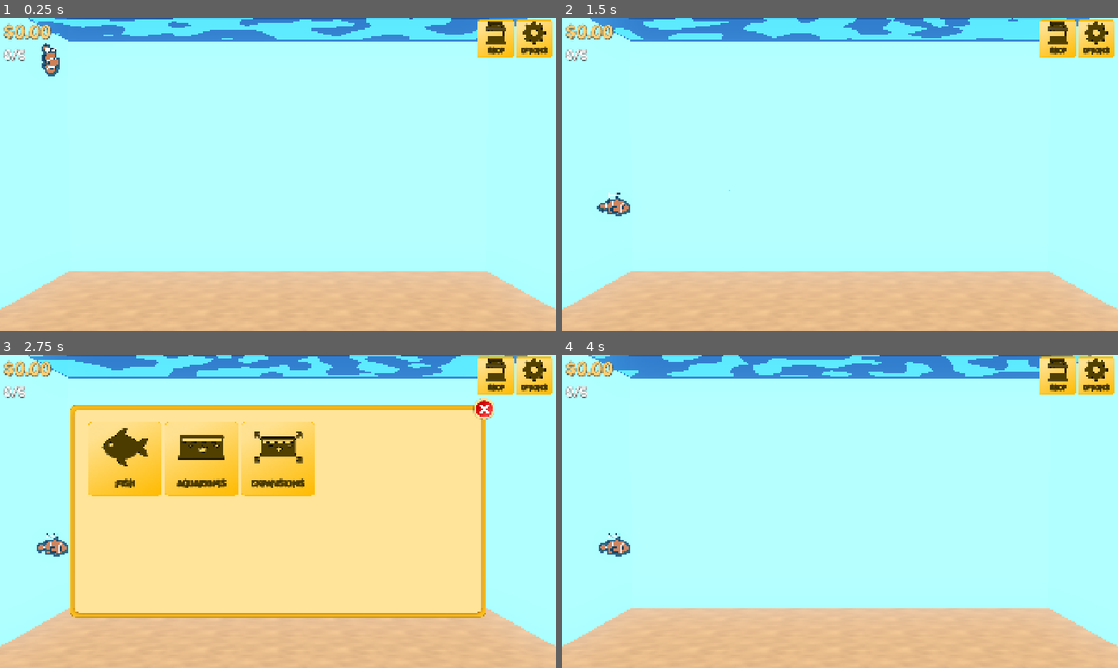
Above: before the commit, frames 1-4 (two rows, left to right).
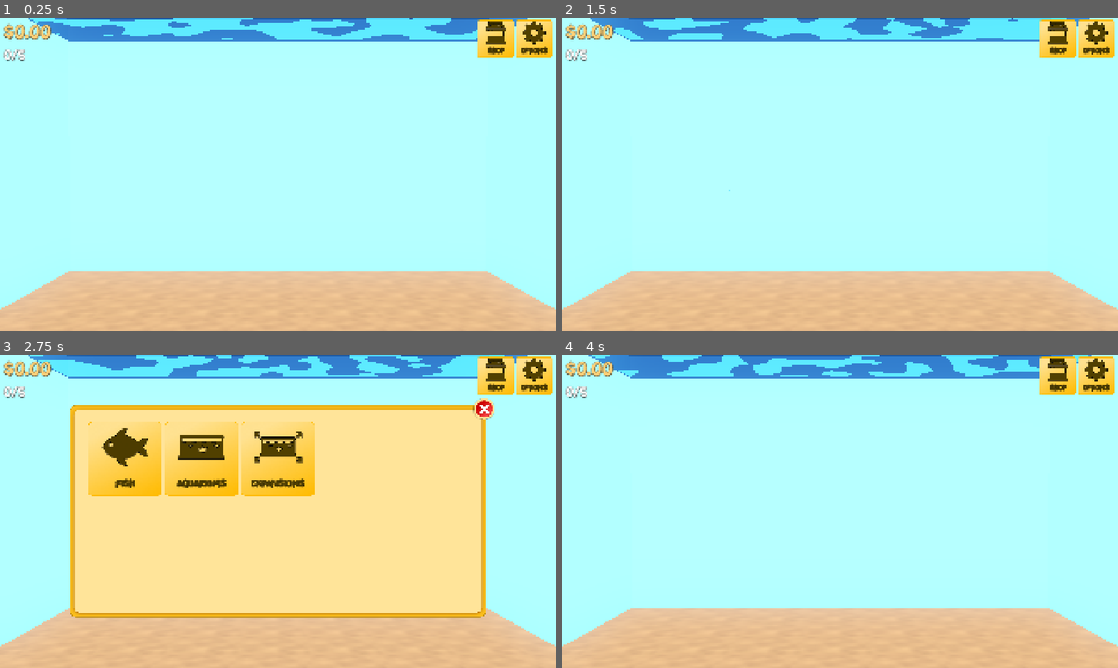
Above: after the commit, the same moments.

Repository: AyyBee123/Fish-Incremental-Game
Game: Godot game, scene res://Scenes/Aquarium/aquarium.tscn
The game is run twice, just before and just after one commit, with the same random seed, the same clock (stepped at 60 frames per second) and the same inputs.
Inputs (mouse positions are in pixels of both pictures, inside the frame that each line leads up to):
- Up to frame 1 (0.25 s): no input
- Up to frame 2 (1.5 s): move the mouse to (962, 158) at 0.52 s; press the mouse at (962, 158) at 0.53 s; tap S (shop) at 0.77 s; move the mouse to (728, 190) at 1.27 s; release the mouse at (728, 190) at 1.28 s; hold Escape (back) from 1.28 s (still down); click (728, 190) at 1.35 s
- Up to frame 3 (2.75 s): tap S (shop) at 1.52 s; release Escape (back) at 2 s; click "Shop" at 2 s
- Up to frame 4 (4 s): move the mouse to (895, 442) at 2.77 s; hold Right mouse button (select) 2.78-3.53 s; click (895, 442) at 3.05 s; move the mouse to (812, 574) at 3.52 s; click (812, 574) at 3.6 s; tap S (shop) at 3.77 s

The runs differ from the first frame. In frame 1, 0.3% of the frame differs, in the area x 7-11%, y 8-19%; in frame 2, 0.3%; in frame 3, 0.3%; in frame 4, 0.3%.
Error after the commit: Parse Error: Function "get_total_click_increase()" not found in base self. (res://Scripts/Resources/Fish)

Commit message:
added framework for upgrades

Diff:
--- a/Resources/Species/glassfish.tres
+++ b/Resources/Species/glassfish.tres
@@ -16,5 +16,5 @@
 max_speed = 1.0
 arrival_distance = 0.1
 rotation_speed = 1.0
-click_value = 5.0
+click_value = 10.0
 metadata/_custom_type_script = "uid://duwvt65xb45i1"
--- a/Resources/Species/rainbowfish.tres
+++ b/Resources/Species/rainbowfish.tres
@@ -16,5 +16,5 @@
 deceleration = 2.0
 max_speed = 4.0
 rotation_speed = 2.0
-click_value = 12.0
+click_value = 50.0
 metadata/_custom_type_script = "uid://duwvt65xb45i1"
--- a/Scripts/Fish/fish.gd
+++ b/Scripts/Fish/fish.gd
@@ -58,22 +58,12 @@
 	trigger_click_behaviour()
 
 
+func get_click_value() -> float:
+	return GameManager.get_fish_click_value(fish_res)
+
+
 func set_selected(value: bool) -> void:
 	%Body.set_instance_shader_parameter("is_highlighted", value)
-
-
-func get_click_value() -> float:
-	var base_value = fish_res.species.click_value
-
-	var species_increase = fish_res.species.click_increase
-	var species_multiplier = fish_res.species.click_multiplier
-
-	var individual_increase = fish_res.click_increase
-	var individual_multiplier = fish_res.click_multiplier
-
-	return (base_value) \
-		* (1.0 + species_increase + individual_increase) \
-		* species_multiplier * individual_multiplier
 
 
 func trigger_click_behaviour() -> void:
--- a/Scripts/Globals/game_manager.gd
+++ b/Scripts/Globals/game_manager.gd
@@ -14,20 +14,116 @@
 	[1000000.0, 2000000.0, 3500000.0, 6000000.0, 10000000.0] # Aquarium 5
 ]
 
+@export var individual_fish_upgrades: Array[FishUpgradeResource]
+@export var species_upgrades: Array[FishUpgradeResource]
+@export var global_upgrades: Array[FishUpgradeResource]
+
 
 func _process(delta: float) -> void:
 	earn_passive_income(delta)
 
 
-func earn_passive_income(delta) -> void:
+func earn_passive_income(delta: float) -> void:
 	var income: float = 0.0
 
 	for aquarium: AquariumResource in SaveManager.game_data.owned_aquariums:
 		for fish_data: AquariumFishData in aquarium.fish:
-			var fish = fish_data.fish
-			income += fish.species.click_value * fish.species.passive_income_percent
+			var fish: FishInstanceResource = fish_data.fish
+			var click_value: float = get_fish_click_value(fish)
+			var passive_percent: float = get_passive_income_percent(fish)
+
+			income += click_value * passive_percent
 
 	SaveManager.game_data.money += income * delta
+
+
+func get_total_click_increase(fish: FishInstanceResource) -> float:
+	var increase: float = 0.0
+
+	for upgrade_id: String in fish.purchased_upgrades:
+		var upgrade: FishUpgradeResource = get_upgrade(upgrade_id)
+		if upgrade and upgrade.effect:
+			increase += upgrade.effect.get_click_increase(fish)
+
+	for upgrade_id: String in fish.species.purchased_upgrades:
+		var upgrade: FishUpgradeResource = get_species_upgrade(upgrade_id)
+		if upgrade and upgrade.effect:
+			increase += upgrade.effect.get_click_increase(fish)
+
+	return increase
+
+
+func get_total_click_multiplier(fish: FishInstanceResource) -> float:
+	var multiplier: float = 1.0
+
+	for upgrade_id: String in fish.purchased_upgrades:
+		var upgrade: FishUpgradeResource = get_upgrade(upgrade_id)
+		if upgrade and upgrade.effect:
+			multiplier *= upgrade.effect.get_click_multiplier(fish)
+
+	for upgrade_id: String in fish.species.purchased_upgrades:
+		var upgrade: FishUpgradeResource = get_species_upgrade(upgrade_id)
+		if upgrade and upgrade.effect:
+			multiplier *= upgrade.effect.get_click_multiplier(fish)
+
+	return multiplier
+
+
+func get_passive_income_percent(fish: FishInstanceResource) -> float:
+	var percent: float = 0.0
+
+	for upgrade_id: String in fish.purchased_upgrades:
+		var upgrade: FishUpgradeResource = get_upgrade(upgrade_id)
+		if upgrade and upgrade.effect:
+			percent += upgrade.effect.get_passive_income_percent(fish)
+
+	for upgrade_id: String in fish.species.purchased_upgrades:
+		var upgrade: FishUpgradeResource = get_species_upgrade(upgrade_id)
+		if upgrade and upgrade.effect:
+			percent += upgrade.effect.get_passive_income_percent(fish)
+
+	return percent
+
+
+func get_fish_click_value(fish: FishInstanceResource) -> float:
+	return fish.species.click_value * (1.0 + get_total_click_increase(fish)) * get_total_click_multiplier(fish)
+
+
+func get_global_click_bonus(clicked_fish: Fish) -> float:
+	var bonus: float = 0.0
+	var fish_manager: FishManager = get_tree().get_first_node_in_group("fish_manager")
+
+	for upgrade_id in SaveManager.game_data.purchased_global_upgrades:
+		var upgrade: FishUpgradeResource = get_global_upgrade(upgrade_id)
+
+		if upgrade and upgrade.effect:
+			bonus += upgrade.effect.apply_on_click(clicked_fish, fish_manager)
+
+	return bonus
+
+
+func get_upgrade(upgrade_id: String) -> FishUpgradeResource:
+	for upgrade: FishUpgradeResource in individual_fish_upgrades:
+		if upgrade.id == upgrade_id:
+			return upgrade
+
+	return null
+
+
+func get_species_upgrade(upgrade_id: String) -> FishUpgradeResource:
+	for upgrade: FishUpgradeResource in species_upgrades:
+		if upgrade.id == upgrade_id:
+			return upgrade
+
+	return null
+
+
+func get_global_upgrade(upgrade_id: String) -> FishUpgradeResource:
+	for upgrade: FishUpgradeResource in global_upgrades:
+		if upgrade.id == upgrade_id:
+			return upgrade
+
+	return null
 
 
 func add_fish_to_aquarium(fish_instance: FishInstanceResource, aquarium_res: AquariumResource, position: Vector3) -> void:
--- a/Scripts/Resources/Data/game_data_resource.gd
+++ b/Scripts/Resources/Data/game_data_resource.gd
@@ -4,3 +4,4 @@
 @export var money: float = 0.0
 @export var owned_aquariums: Array[AquariumResource] = []
 @export var current_aquarium: AquariumResource
+@export var purchased_global_upgrades: Array[String] = []
--- a/Scripts/Resources/Fish Properties/fish_instance_resource.gd
+++ b/Scripts/Resources/Fish Properties/fish_instance_resource.gd
@@ -5,11 +5,27 @@
 @export var species: FishSpeciesResource
 @export var fish_name: String
 
-@export_category("Click Properties")
-@export var click_increase: float = 0.0
-@export var click_multiplier: float = 1.0
+@export_category("Upgrades")
+@export var purchased_upgrades: Array[String] = []
+@export var personal_upgrade_spent: float = 0.0
 
 @export_category("Miscellaneous Properties")
 @export var purchase_timestamp: int = 0
 
 var aquarium_position: Vector3
+
+
+func earn_passive_income(delta: float) -> void:
+	var income: float = 0.0
+
+	for aquarium: AquariumResource in SaveManager.game_data.owned_aquariums:
+		for fish_data: AquariumFishData in aquarium.fish:
+			var fish: FishInstanceResource = fish_data.fish
+			var click_value: float = fish.species.click_value
+
+			click_value *= 1.0 + get_total_click_increase(fish)
+			click_value *= get_total_click_multiplier(fish)
+
+			income += click_value
+
+	SaveManager.game_data.money += income * delta
--- a/Scripts/Resources/Fish Properties/fish_species_resource.gd
+++ b/Scripts/Resources/Fish Properties/fish_species_resource.gd
@@ -18,6 +18,6 @@
 
 @export_category("Click")
 @export var click_value: float = 1.0
-@export var click_increase: float = 0.0
-@export var click_multiplier: float = 1.0
-@export var passive_income_percent: float = 0.0
+
+@export_category("Upgrades")
+@export var purchased_upgrades: Array[String] = []
--- a/Scripts/Resources/Upgrades/fish_upgrade_resource.gd
+++ b/Scripts/Resources/Upgrades/fish_upgrade_resource.gd
@@ -1,2 +1,8 @@
 class_name FishUpgradeResource
 extends Resource
+
+@export var id: String
+@export var upgrade_name: String
+@export_multiline var description: String
+@export var price: float
+@export var effect: FishUpgradeEffect
--- /dev/null
+++ b/Scripts/Upgrade Effects/chain_click.gd
@@ -0,0 +1,15 @@
+class_name ChainClickUpgrade
+extends FishUpgradeEffect
+
+@export var click_percent: float = 0.10
+
+func apply_on_click(clicked_fish: Fish, fish_manager: FishManager) -> float:
+	var bonus: float = 0.0
+
+	for fish: Fish in fish_manager.get_children():
+		if fish == clicked_fish:
+			continue
+
+		bonus += fish.get_click_value() * click_percent
+
+	return bonus
--- /dev/null
+++ b/Scripts/Upgrade Effects/click_upgrade.gd
@@ -0,0 +1,7 @@
+class_name FlatClickUpgrade
+extends FishUpgradeEffect
+
+@export var click_percent: float = 0.1
+
+func calculate_bonus(_fish: FishInstanceResource) -> float:
+	return click_percent
--- /dev/null
+++ b/Scripts/Upgrade Effects/fish_upgrade_effect.gd
@@ -0,0 +1,11 @@
+class_name FishUpgradeEffect
+extends Resource
+
+func get_click_increase(_fish: FishInstanceResource) -> float:
+	return 0.0
+
+func get_click_multiplier(_fish: FishInstanceResource) -> float:
+	return 1.0
+
+func get_passive_income_percent(_fish: FishInstanceResource) -> float:
+	return 0.0
--- /dev/null
+++ b/Scripts/Upgrade Effects/passive_income_effect.gd
@@ -0,0 +1,7 @@
+class_name PassiveIncomeUpgradeEffect
+extends FishUpgradeEffect
+
+@export var passive_income_percent: float = 0.01
+
+func get_passive_income_percent(_fish: FishInstanceResource) -> float:
+	return passive_income_percent
--- /dev/null
+++ b/Scripts/Upgrade Effects/unique_species_effect.gd
@@ -0,0 +1,13 @@
+class_name UniqueSpeciesUpgrade
+extends FishUpgradeEffect
+
+@export var click_percent_per_species: float = 0.05
+
+func calculate_bonus(fish: FishInstanceResource) -> float:
+	var unique_species: Dictionary = {}
+
+	for aquarium: AquariumResource in SaveManager.game_data.owned_aquariums:
+		for fish_data: AquariumFishData in aquarium.fish:
+			unique_species[fish_data.fish.species] = true
+
+	return unique_species.size() * click_percent_per_species
--- a/save_debug.tres
+++ b/save_debug.tres
@@ -14,8 +14,8 @@
 [sub_resource type="Resource" id="Resource_epgac"]
 script = ExtResource("1_rf7th")
 fish = SubResource("Resource_e6l1o")
-position = Vector3(18.376102, 6.6400404, -5.5e-44)
-rotation = Vector3(2.0653272e-06, 0.0001090989, 0.17334238)
+position = Vector3(1.5950675, 14.556783, 8e-44)
+rotation = Vector3(1.9564532e-06, 0.00010565942, 1.4348122)
 
 [sub_resource type="Resource" id="Resource_0exl6"]
 script = ExtResource("4_5qy27")
@@ -36,6 +36,6 @@
 
 [resource]
 script = ExtResource("5_733bx")
-money = 2652.0
+money = 3400.5402333330862
 owned_aquariums = Array[ExtResource("4_5qy27")]([SubResource("Resource_0exl6"), SubResource("Resource_vu0n6"), SubResource("Resource_lja3u")])
 current_aquarium = SubResource("Resource_0exl6")
Not shown, added: Scripts/Upgrade Effects/chain_click.gd.uid
Not shown, added: Scripts/Upgrade Effects/click_upgrade.gd.uid
Not shown, added: Scripts/Upgrade Effects/fish_upgrade_effect.gd.uid
Not shown, added: Scripts/Upgrade Effects/passive_income_effect.gd.uid
Not shown, added: Scripts/Upgrade Effects/unique_species_effect.gd.uid
Not shown: 1 places in save_debug.tres that only renumber resources
